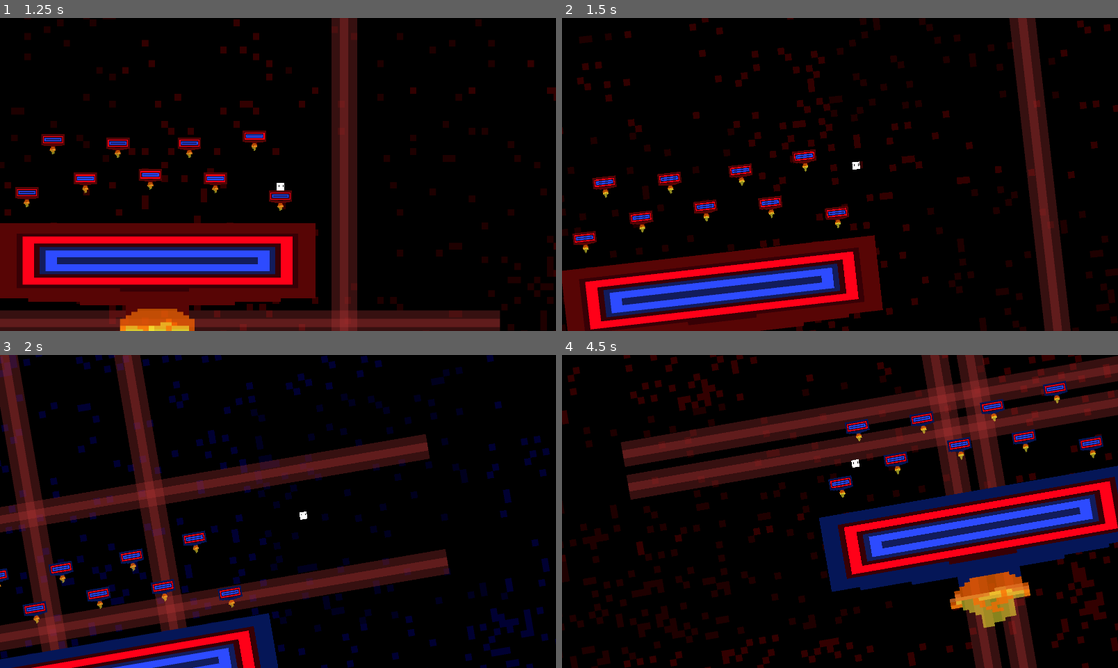
Above: before the commit, frames 1-4 (two rows, left to right).
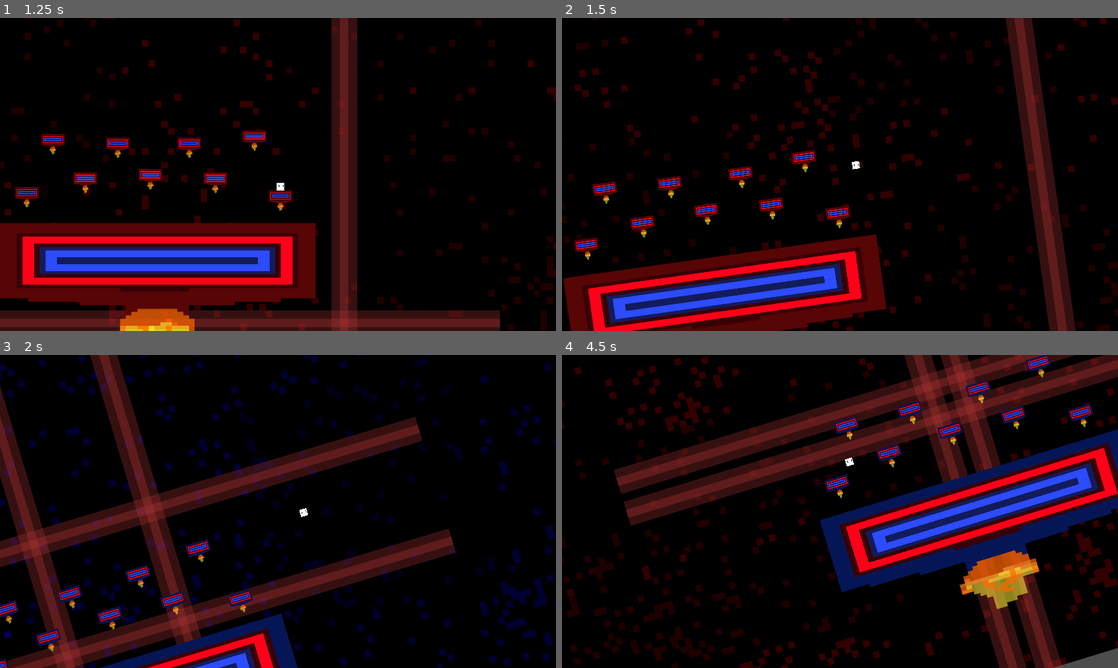
Above: after the commit, the same moments.

Repository: FireEntity1/rythm-2d-platformer
Game: Godot game, scene res://Scenes/Title.tscn
Two runs of this game, one before a commit and one after it. Both use one fixed random seed, a clock stepped at 60 frames per second and the inputs below.
Inputs (mouse positions are in pixels of both pictures, inside the frame that each line leads up to):
- Up to frame 1 (1.25 s): click (266, 187) at 0.5 s
- Up to frame 2 (1.5 s): tap Enter (ui_accept) at 1.25 s; hold Right (ui_right) from 1.28 s (still down)
- Up to frame 3 (2 s): keep holding Right (ui_right); tap Enter (ui_accept) at 1.52 s
- Up to frame 4 (4.5 s): tap Enter (ui_accept) at 2.27, 3.77 s; release Right (ui_right) at 2.78 s; hold Left (ui_left) 2.78-3.53 s; hold Right (ui_right) from 3.53 s (still down)

Frame 1 is identical in both runs. In frame 2, 16% of the frame differs, in the area x 0-100%, y 0-100%; in frame 3, 36%; in frame 4, 44%.

Commit message:
Finished mapping + Better camera rotation

Diff:
--- a/Scenes/Main.tscn
+++ b/Scenes/Main.tscn
@@ -664,7 +664,6 @@
 
 [node name="PlatformCollision" type="CollisionShape2D" parent="Platform"]
 position = Vector2(538.751, 716.265)
-scale = Vector2(1, 1)
 shape = SubResource("RectangleShape2D_drtfg")
 
 [node name="MusicPlayer" type="AudioStreamPlayer2D" parent="."]
@@ -695,6 +694,7 @@
 zoom = Vector2(0.7, 0.7)
 position_smoothing_enabled = true
 rotation_smoothing_enabled = true
+rotation_smoothing_speed = 2.5
 
 [node name="HitAnim" type="AnimatedSprite2D" parent="Player/PlayerCam"]
 position = Vector2(0.310028, -3.74039)
--- a/Scripts/Obstacles.gd
+++ b/Scripts/Obstacles.gd
@@ -234,6 +234,56 @@
 	laserFire(224)
 	laserFireL(225)
 
+	laserFire(241)
+	laserFireH(241)
+	laserFireM(245)
+	laserFireL(245)
+	laserFireB(249)
+	laserFire(249)
+	laserFire(253)
+	laserFireM(253)
+
+	laserFireR(258)
+	laserFireL(258)
+	laserFireB(258)
+	laserFireH(258)
+
+	laserFireL(259)
+	laserFireR(259)
+	laserFireM(261)
+	laserFireB(261)
+	laserFireH(263)
+	laserFireL(263)
+	laserFire(265)
+	laserFireM(265)
+	laserFireR(267)
+	laserFire(267)
+	laserFireL(269)
+	laserFireR(269)
+	laserFireB(271)
+	laserFireM(271)
+	laserFireH(273)
+	laserFireL(273)
+	laserFire(275)
+	laserFireR(275)
+	laserFireH(277)
+	laserFireM(277)
+	laserFireB(279)
+	laserFire(279)
+	laserFireL(281)
+	laserFireR(281)
+	laserFireB(281)
+	laserFireH(281)
+	laserFireM(283)
+	laserFire(283)
+	laserFireH(285)
+	laserFireR(284.5)
+	laserFireH(289.5)
+	laserFireL(289.5)
+	laserFireB(289.5)
+	laserFireR(289.5)
+
+
 
 
 func laserFire(firebeat):
--- a/Scripts/Player.gd
+++ b/Scripts/Player.gd
@@ -40,10 +40,10 @@
 		velocity.x = move_toward(velocity.x, 0, SPEED)
 	if Input.is_action_pressed("ui_left"):
 		$PlayerSprite.flip_h = 1
-		$PlayerCam.rotation_degrees = -10
+		$PlayerCam.rotation_degrees = -20
 	elif Input.is_action_pressed("ui_right"):
 		$PlayerSprite.flip_h = 0
-		$PlayerCam.rotation_degrees = 10
+		$PlayerCam.rotation_degrees = 20
 	else:
 		$PlayerCam.rotation_degrees = 0
 	if Input.is_action_just_pressed("ui_down"):
